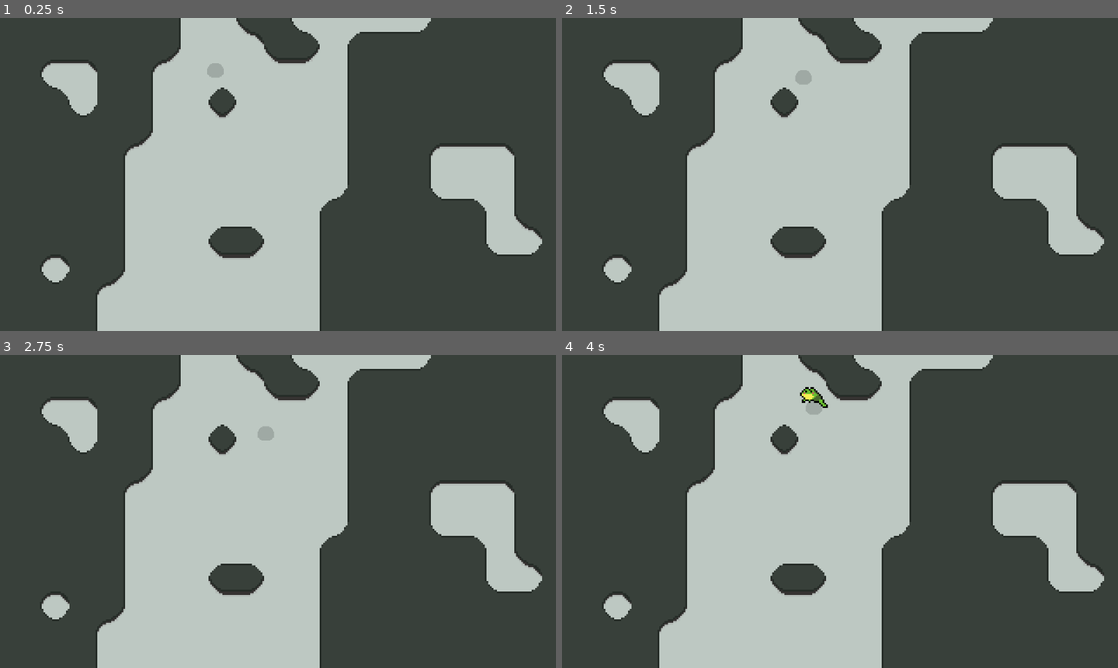
Above: before the commit, frames 1-4 (two rows, left to right).
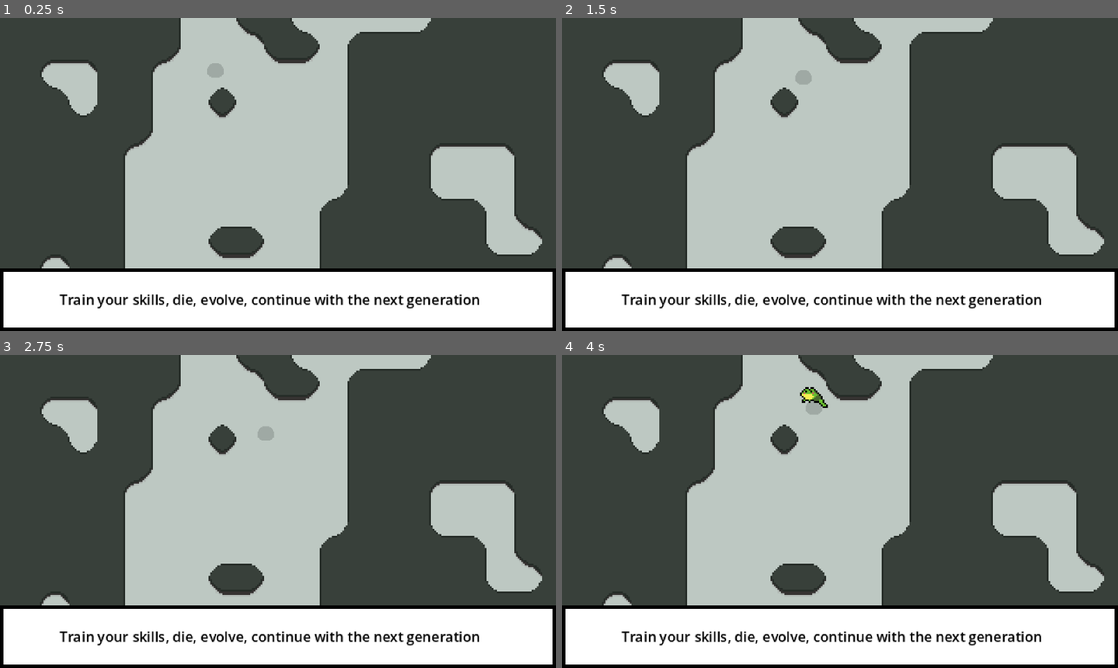
Above: after the commit, the same moments.

Repository: MiladTuma/Micro-Jam-Evolution
Game: Godot game, scene res://Scenes/main.tscn
Same seed, same stepped clock (60 frames per second), same inputs: the game is played once before the commit and once after it.
Inputs:
- Up to frame 1 (0.25 s): no input
- Up to frame 2 (1.5 s): tap Enter at 0.5 s; hold Right (right) 0.53-1.28 s; hold Down (down) from 1.28 s (still down)
- Up to frame 3 (2.75 s): release Down (down) at 2.03 s; hold Right (right) from 2.03 s (still down)
- Up to frame 4 (4 s): release Right (right) at 2.78 s; hold Up (up) 2.78-3.53 s; hold Left (left) from 3.53 s (still down)

The runs differ from the first frame. In frame 1, 20% of the frame differs, in the area x 0-100%, y 80-100%; in frame 2, 20%; in frame 3, 20%; in frame 4, 20%.

Commit message:
added tutorial text
cant remove it yet, work in progress

Diff:
--- a/Scenes/main.tscn
+++ b/Scenes/main.tscn
@@ -73,6 +73,17 @@
 [sub_resource type="TileSet" id="TileSet_xcwl1"]
 sources/0 = SubResource("TileSetAtlasSource_8gbba")
 
+[sub_resource type="StyleBoxFlat" id="StyleBoxFlat_m5hcw"]
+bg_color = Color(1, 1, 1, 1)
+border_width_left = 2
+border_width_top = 2
+border_width_right = 2
+border_width_bottom = 2
+border_color = Color(0, 0, 0, 1)
+
+[sub_resource type="StyleBoxFlat" id="StyleBoxFlat_b3jpf"]
+bg_color = Color(1, 1, 1, 1)
+
 [node name="Main" type="Node2D" unique_id=880462236]
 
 [node name="TileMapLayer" type="TileMapLayer" parent="." unique_id=1978633104]
@@ -88,3 +99,38 @@
 z_index = 30
 tile_map_data = PackedByteArray("AAAHAAAAAAAFAAEAAAAHAAEAAAAFAAEAAAAGAAIAAAAFAAEAAAAGAAMAAAAFAAEAAAAGAAQAAAAFAAEAAAAHAA …(2064 unchanged characters)…
 tile_set = SubResource("TileSet_xcwl1")
+
+[node name="Textbox" type="CanvasLayer" parent="." unique_id=557165725]
+
+[node name="MarginContainer" type="MarginContainer" parent="Textbox" unique_id=1855576075]
+anchors_preset = 12
+anchor_top = 1.0
+anchor_right = 1.0
+anchor_bottom = 1.0
+offset_top = -36.0
+grow_horizontal = 2
+grow_vertical = 0
+
+[node name="Panel" type="Panel" parent="Textbox/MarginContainer" unique_id=313389020]
+layout_mode = 2
+theme_override_styles/panel = SubResource("StyleBoxFlat_m5hcw")
+
+[node name="MarginContainer" type="MarginContainer" parent="Textbox/MarginContainer" unique_id=56528077]
+layout_mode = 2
+theme_override_constants/margin_left = 34
+theme_override_constants/margin_top = 8
+theme_override_constants/margin_right = 8
+theme_override_constants/margin_bottom = 8
+
+[node name="Panel" type="Panel" parent="Textbox/MarginContainer/MarginContainer" unique_id=1464416807]
+layout_mode = 2
+theme_override_styles/panel = SubResource("StyleBoxFlat_b3jpf")
+
+[node name="HBoxContainer" type="HBoxContainer" parent="Textbox/MarginContainer/MarginContainer" unique_id=1724988546]
+layout_mode = 2
+
+[node name="Label" type="Label" parent="Textbox/MarginContainer/MarginContainer/HBoxContainer" unique_id=958202497]
+layout_mode = 2
+theme_override_colors/font_color = Color(0, 0, 0, 1)
+theme_override_font_sizes/font_size = 8
+text = "Train your skills, die, evolve, continue with the next generation"
--- /dev/null
+++ b/Scenes/textbox.gd
@@ -0,0 +1,11 @@
+extends CanvasLayer
+
+
+# Called when the node enters the scene tree for the first time.
+func _ready() -> void:
+	pass # Replace with function body.
+
+
+# Called every frame. 'delta' is the elapsed time since the previous frame.
+func _process(delta: float) -> void:
+	pass
Not shown, added: Scenes/textbox.gd.uid
